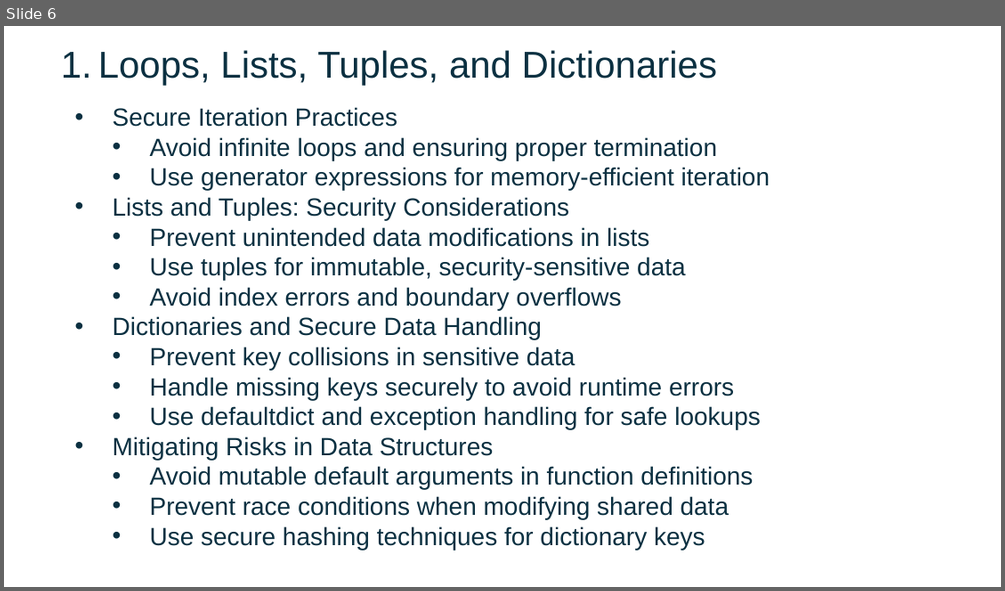
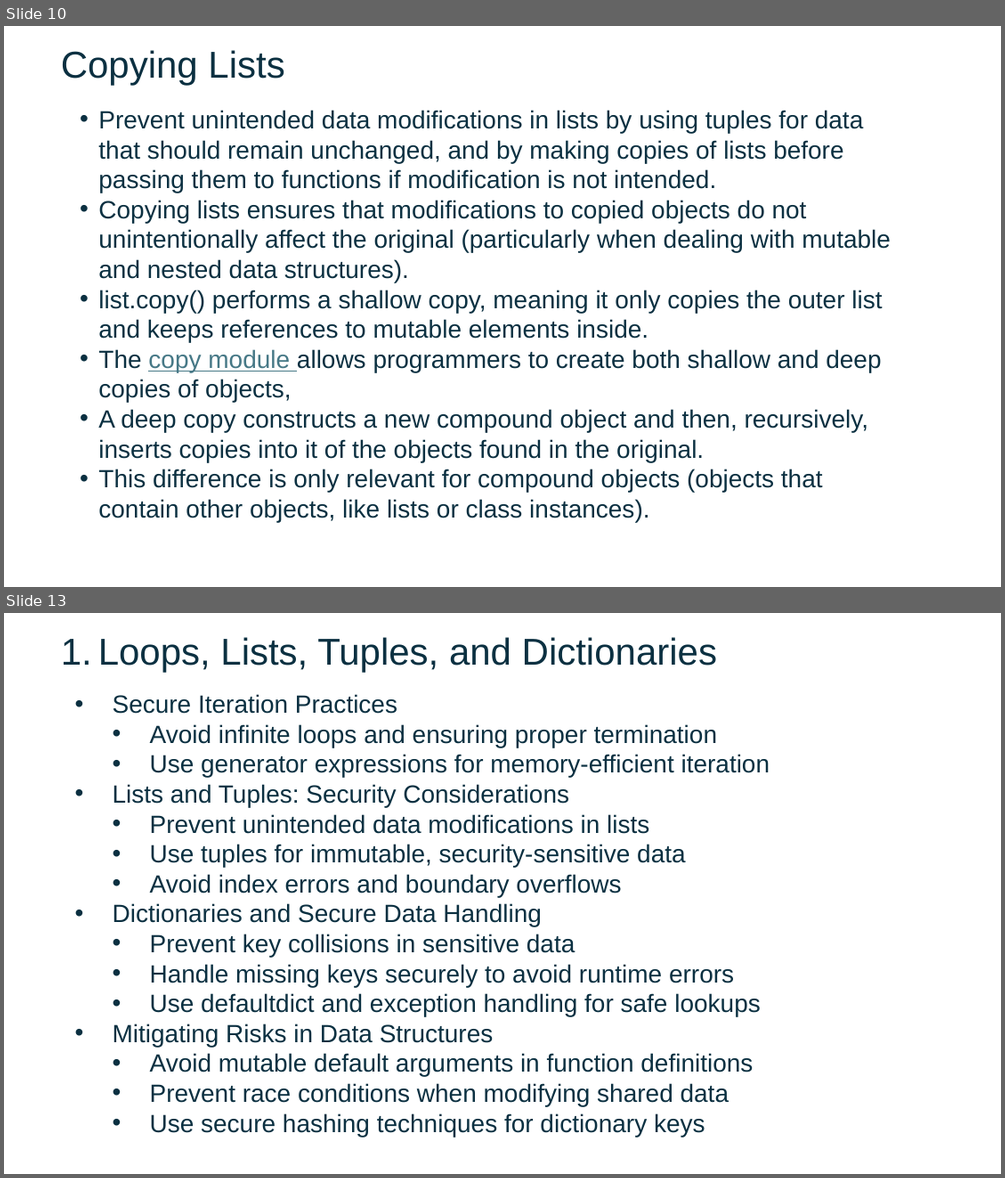
Before and after one commit to FSCJ-FacultyDev/SWC-Columbus-2025, a slide deck: Slides-Day2.pptx. Shown one above the other, each under a label of ours: slide 6 before the commit, slides 10 and 13 after it; the slides between them are not shown. The pictures are 1005x591 and 1005x1178 pixels, drawn with LibreOffice and Linux fonts; fonts in the diff are those of the drawing; background and template pictures are left out. Boxes give left, top, right and bottom in pixels: in the first picture for what was removed or moved away, otherwise in the second. Text is boxed around its words. In the diff, an @@ line names an element or a change of style, - is before the commit and + after.

```diff
--- a/Slides-Day2.pptx
+++ b/Slides-Day2.pptx
@@ slide 10 added at (x1=4, y1=26, x2=1001, y2=587), background picture (left out) @@
@@ text added at (x1=61, y1=50, x2=284, y2=86), 36 pt, text #0B3041 @@
+Copying Lists
@@ text added at (x1=98, y1=110, x2=890, y2=522), 24 pt, text #0B3041 @@
+• Prevent unintended data modifications in lists by using tuples for data that should remain unchanged, and by making copies of lists before passing them to functions if modification is not intended.
+• Copying lists ensures that modifications to copied objects do not unintentionally affect the original (particularly when dealing with mutable and nested data structures).
+• list.copy() performs a shallow copy, meaning it only copies the outer list and keeps references to mutable elements inside.
+• The copy module allows programmers to create both shallow and deep copies of objects,
+• A deep copy constructs a new compound object and then, recursively, inserts copies into it of the objects found in the original.
+• This difference is only relevant for compound objects (objects that contain other objects, like lists or class instances).
@@ what was slide 6 is now slide 13 @@
```
Also in this commit, not shown: 5 slides changed, 6 other slides added.
